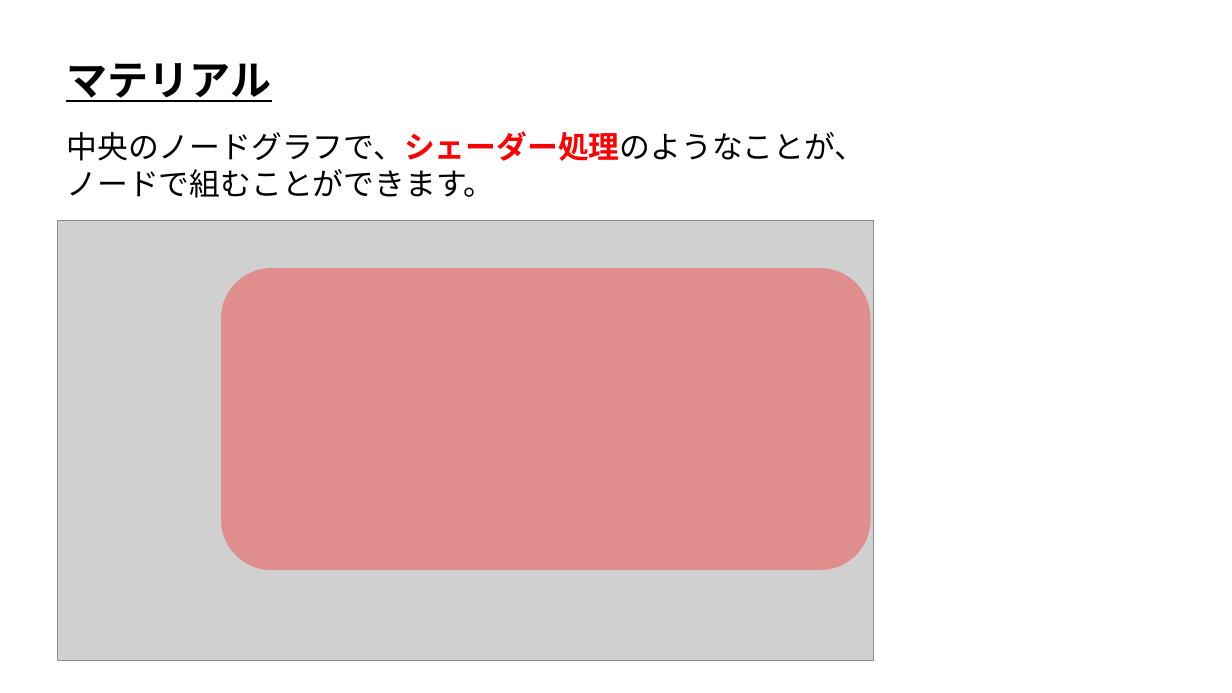
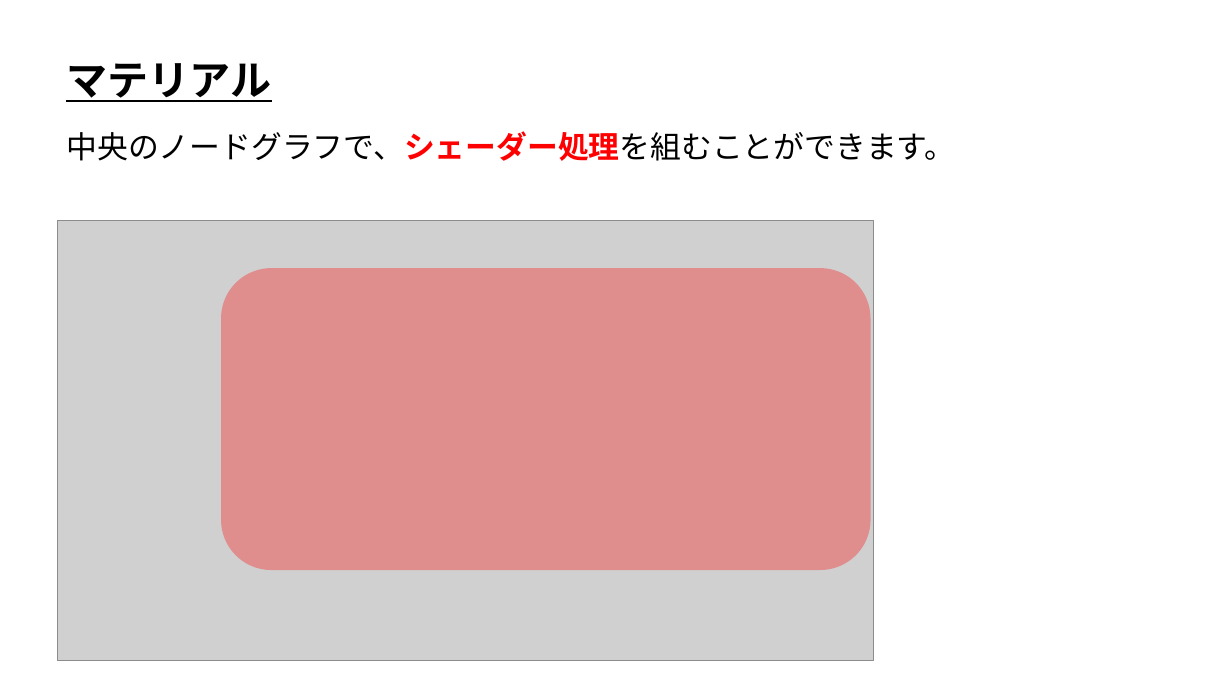
Before and after one commit to ArakiYusuke-Ohara/Textbook, a slide deck: slide 5 of ゲーム科3年/00_前期/ゲームエンジンⅤ/11_マテリアルの基礎.pptx. Drawn at 1232x693 pixels with LibreOffice and Linux fonts; fonts in the diff are those of the drawing; grey boxes stand for pictures. Boxes give left, top, right and bottom in pixels: in the first picture for what was removed or moved away, otherwise in the second. Text is boxed around its words. In the diff, an @@ line names an element or a change of style, - is before the commit and + after.

```diff
--- a/ゲーム科3年/00_前期/ゲームエンジンⅤ/11_マテリアルの基礎.pptx
+++ b/ゲーム科3年/00_前期/ゲームエンジンⅤ/11_マテリアルの基礎.pptx
@@ text at (66,131,955,161): text changed @@
-中央のノードグラフで、シェーダー処理のようなことが、
-ノードで組むことができます。
+中央のノードグラフで、シェーダー処理を組むことができます。
```
Also in this commit, not shown: 2 other slides changed, 7 other files.
